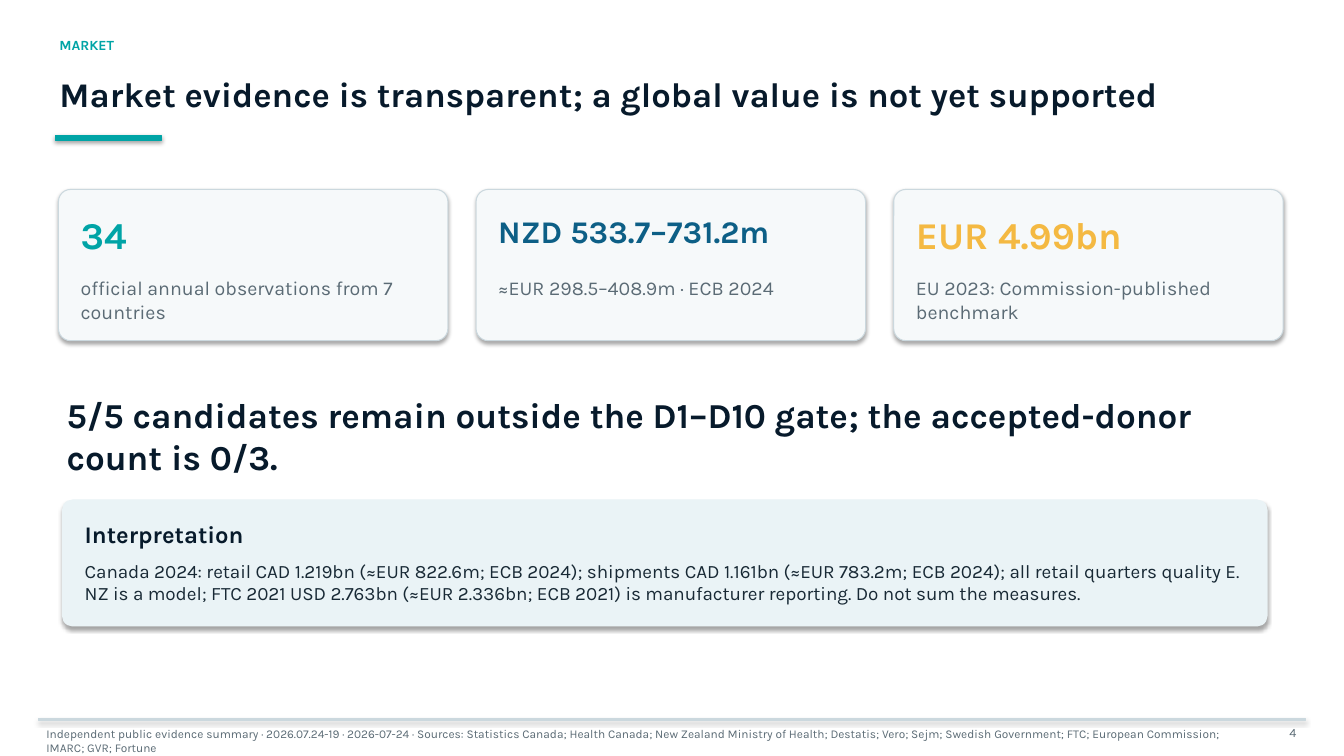
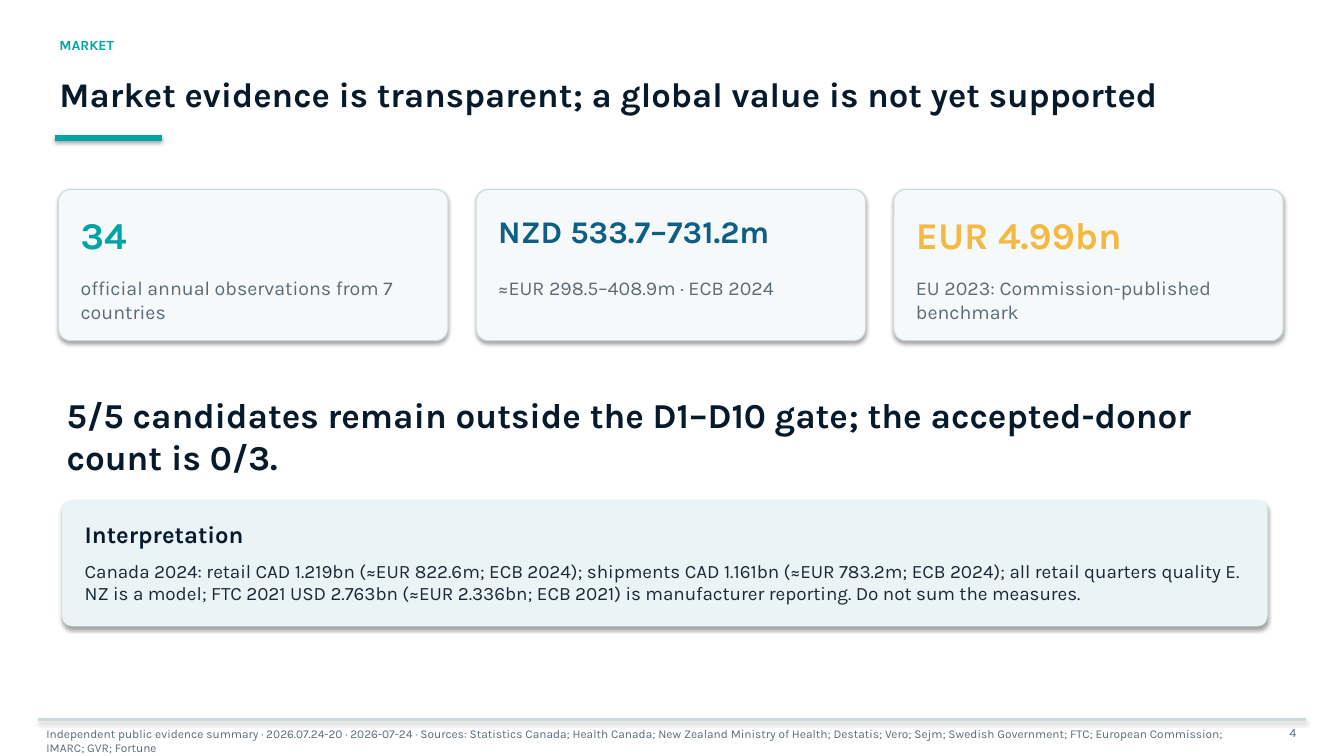
Before and after one commit to jounirautio78-ops/pixan-global-market-evidence-public, a slide deck: slide 4 of site/downloads/pixan-bank-deck-short-en.pptx. Drawn at 1344x756 pixels with LibreOffice and Linux fonts; fonts in the diff are those of the drawing. Boxes give left, top, right and bottom in pixels: in the first picture for what was removed or moved away, otherwise in the second. Text is boxed around its words. In the diff, an @@ line names an element or a change of style, - is before the commit and + after.

Commit message:
Publish global authority research model v20
Publish the six-layer global authority evidence model, Germany benchmark gate, current request/vendor status, and refreshed bilingual lender artifacts.

```diff
--- a/site/downloads/pixan-bank-deck-short-en.pptx
+++ b/site/downloads/pixan-bank-deck-short-en.pptx
@@ text at [46,730,1223,753]: text changed @@
-Independent public evidence summary · 2026.07.24-19 · 2026-07-24 · Sources: Statistics Canada; Health Canada; New Zealand Ministry of Health; Destatis; Vero; Sejm; Swedish Government; FTC; European Commission; IMARC; GVR; Fortune
+Independent public evidence summary · 2026.07.24-20 · 2026-07-24 · Sources: Statistics Canada; Health Canada; New Zealand Ministry of Health; Destatis; Vero; Sejm; Swedish Government; FTC; European Commission; IMARC; GVR; Fortune
```
Also in this commit, not shown: 5 other slides changed, 46 other files.
